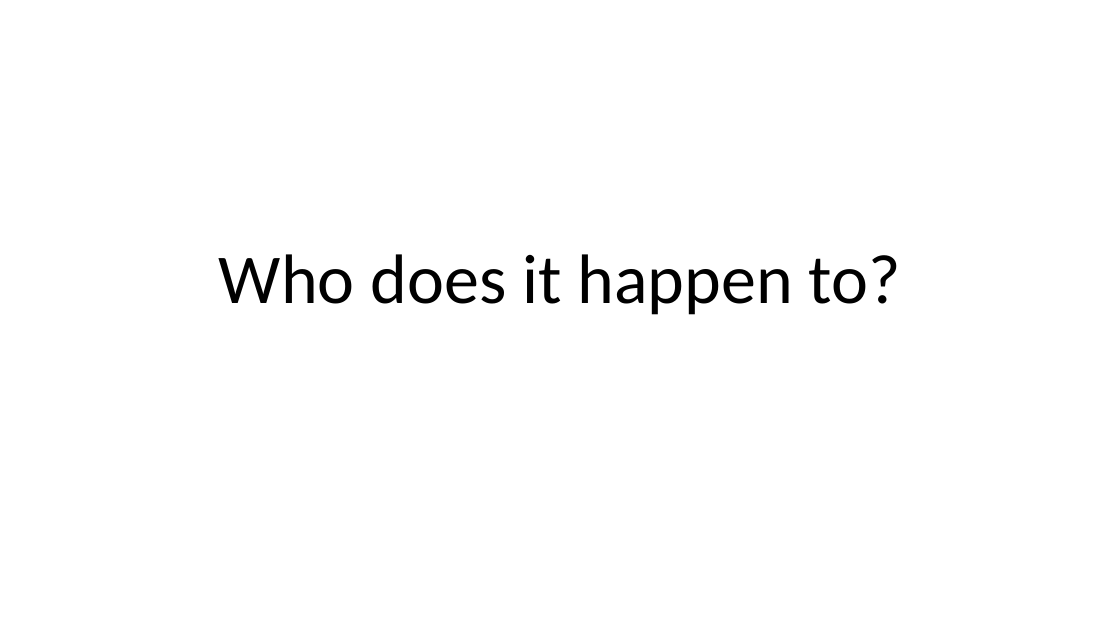
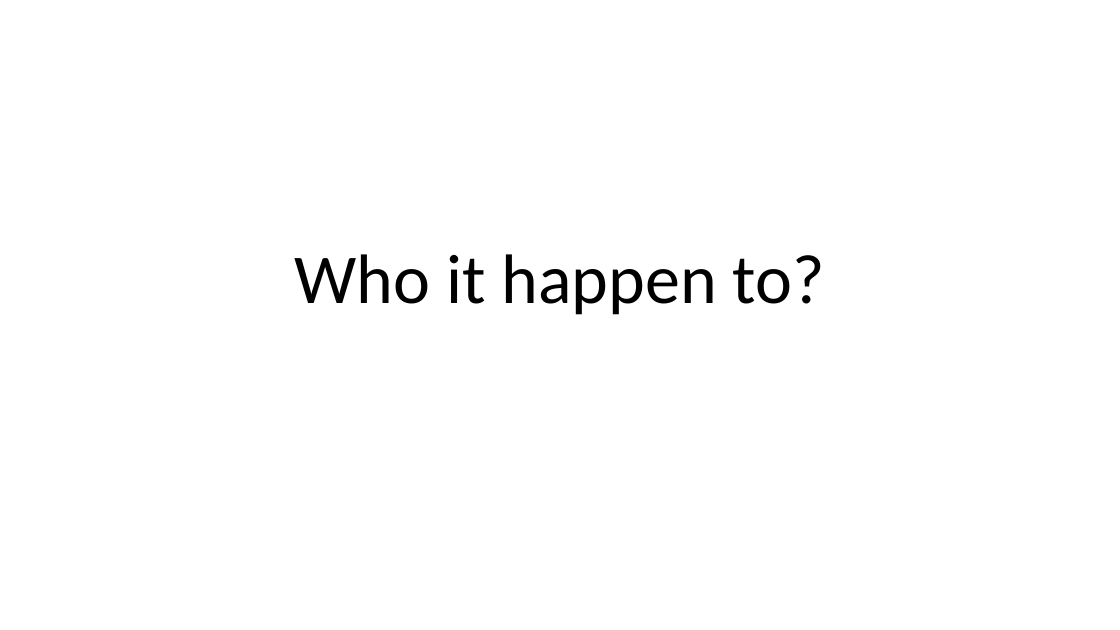
Before and after one commit to ryancheley/dcus-2024, a slide deck: slide 13 of Presentation.pptx. Drawn at 1120x630 pixels with LibreOffice and Linux fonts; fonts in the diff are those of the drawing. Boxes give left, top, right and bottom in pixels: in the first picture for what was removed or moved away, otherwise in the second. Text is boxed around its words. In the diff, an @@ line names an element or a change of style, - is before the commit and + after.

```diff
--- a/Presentation.pptx
+++ b/Presentation.pptx
@@ title at (295,254,825,315): text changed @@
-Who does it happen to?
+Who it happen to?
```
Also in this commit, not shown: 14 other slides changed, 6 slides added, 9 slides removed.
